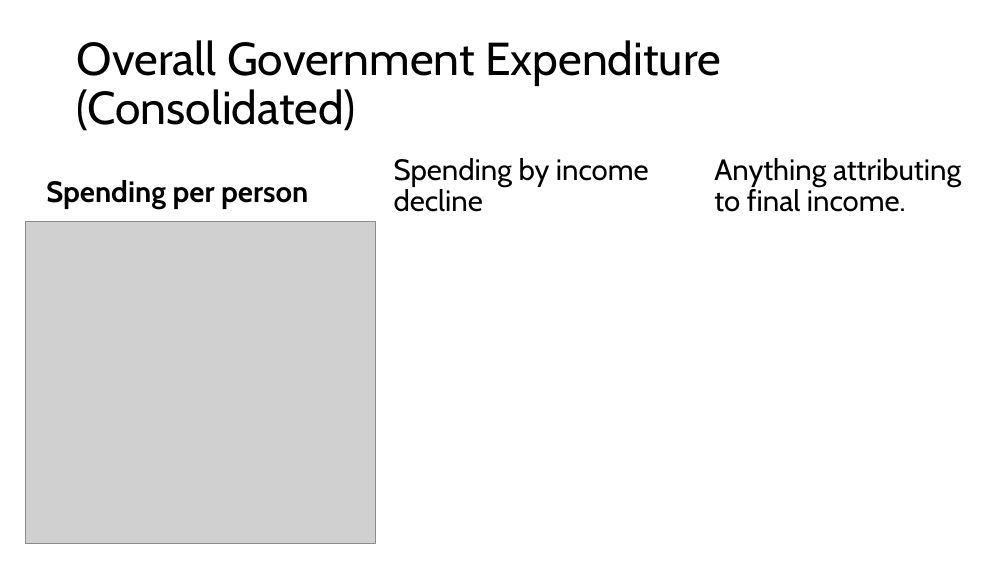
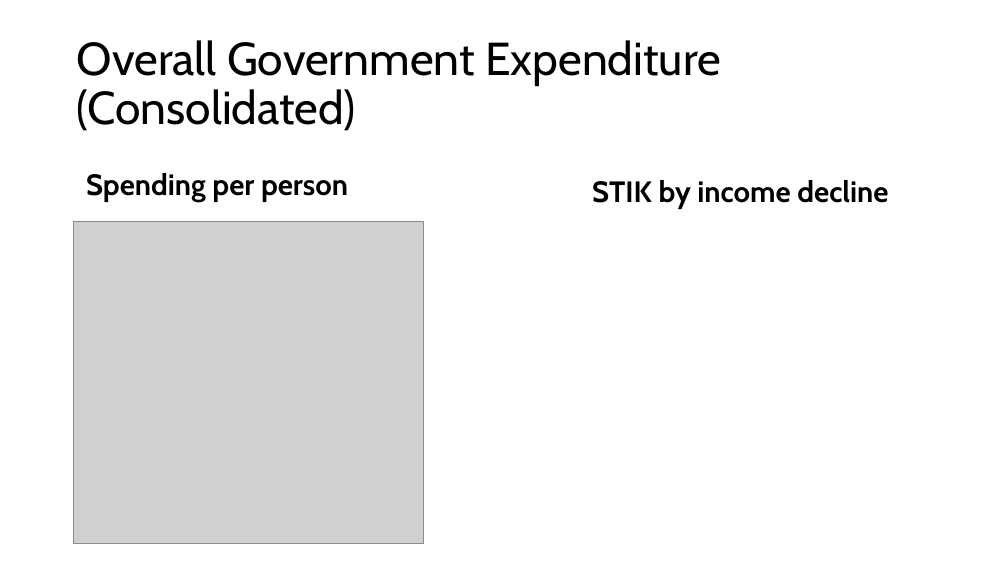
Before and after one commit to Zjub/TVHENZ, a slide deck: slide 7 of e61 Projects/Fiscal sustainability/OECD comparison/Initial external plans.pptx. Drawn at 1008x567 pixels with LibreOffice and Linux fonts; fonts in the diff are those of the drawing; grey boxes stand for pictures. Boxes give left, top, right and bottom in pixels: in the first picture for what was removed or moved away, otherwise in the second. Text is boxed around its words. In the diff, an @@ line names an element or a change of style, - is before the commit and + after.

```diff
--- a/e61 Projects/Fiscal sustainability/OECD comparison/Initial external plans.pptx
+++ b/e61 Projects/Fiscal sustainability/OECD comparison/Initial external plans.pptx
@@ text "Spending per person": place and size @@
-text "Spending per person" at (46, 180, 308, 209)
+text "Spending per person" at (86, 173, 348, 202)
@@ text removed at (714, 158, 961, 212) @@
-Anything attributing to final income.
@@ text at (592, 180, 888, 209): text changed; bold on @@
-Spending by income decline
+STIK by income decline
@@ picture: place and size @@
-picture at (26, 222, 375, 544)
+picture at (74, 221, 423, 543)
```
Also in this commit, not shown: 4 other slides changed, 10 other files.
